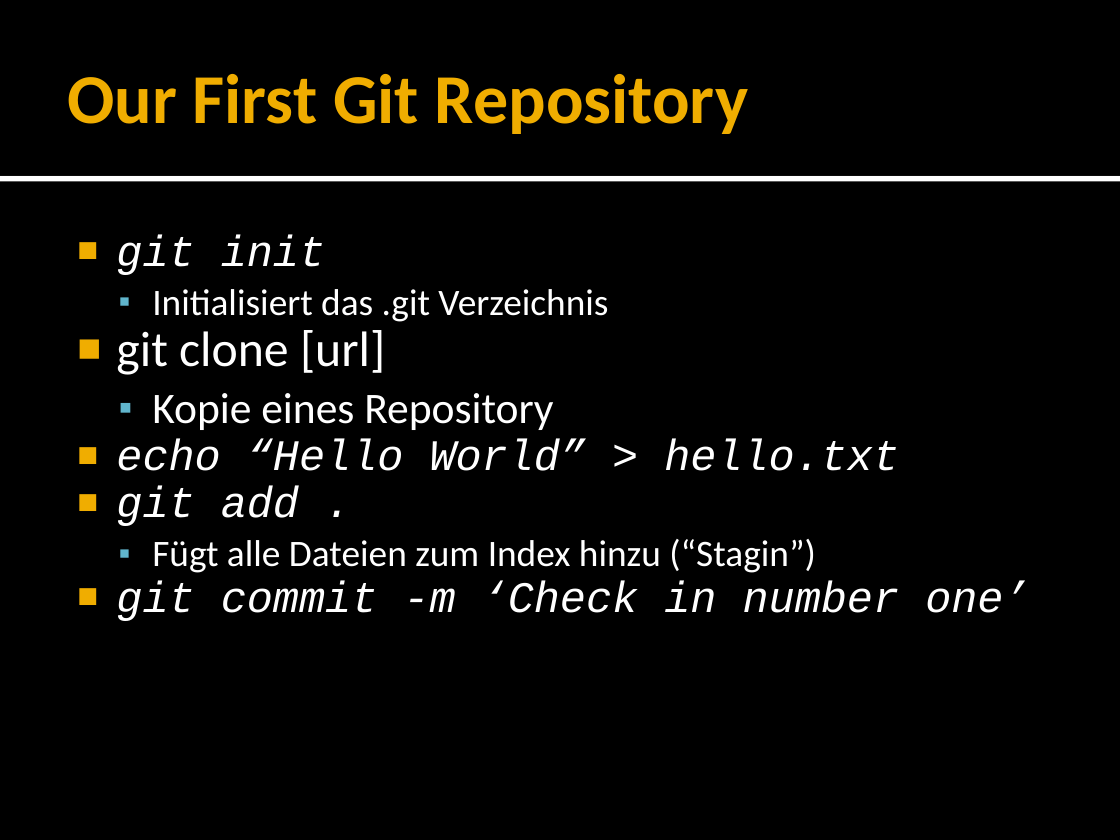
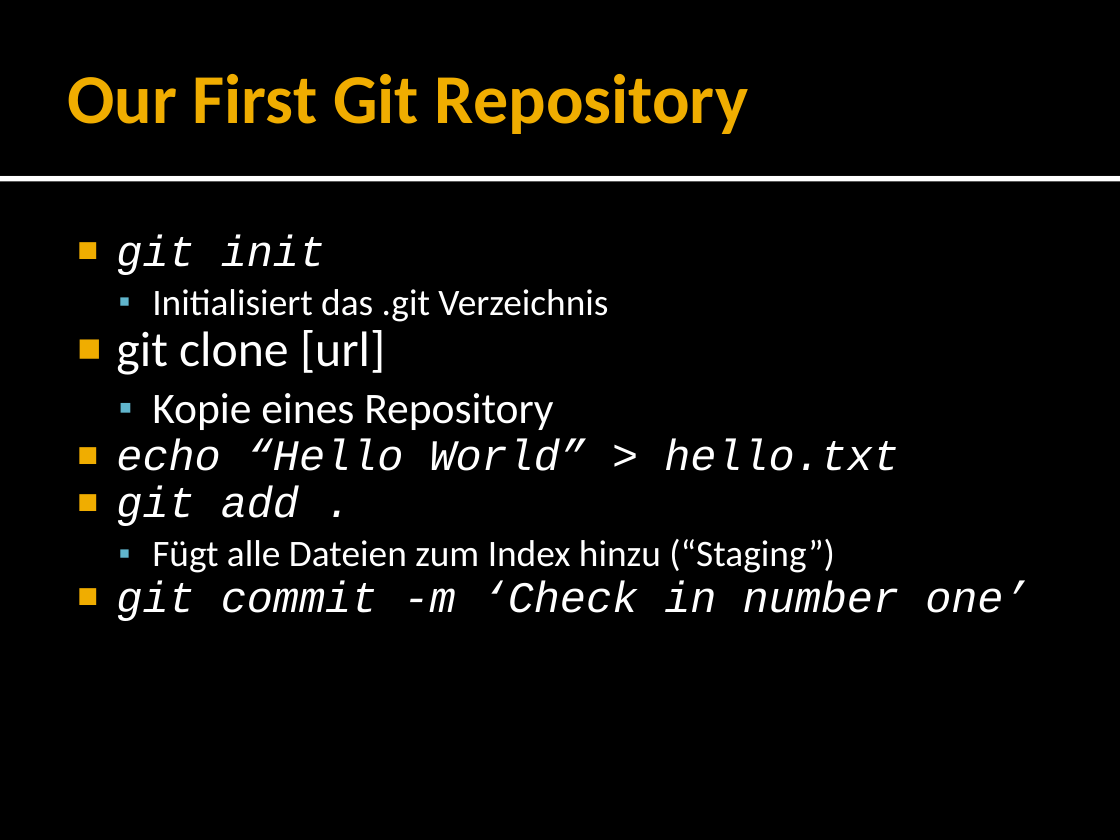
Before and after one commit to forki/GitTalk, a slide deck: slide 16 of GitTalk.pptx (slide 15 before the commit). Drawn at 1120x840 pixels with LibreOffice and Linux fonts; fonts in the diff are those of the drawing. Boxes give left, top, right and bottom in pixels: in the first picture for what was removed or moved away, otherwise in the second. Text is boxed around its words. In the diff, an @@ line names an element or a change of style, - is before the commit and + after.

```diff
--- a/GitTalk.pptx
+++ b/GitTalk.pptx
@@ text at (152, 539, 835, 573): text changed @@
-  ▪ Fügt alle Dateien zum Index hinzu (“Stagin”)
+  ▪ Fügt alle Dateien zum Index hinzu (“Staging”)
```
Also in this commit, not shown: 12 other slides changed, 4 slides added, 5 slides removed.
